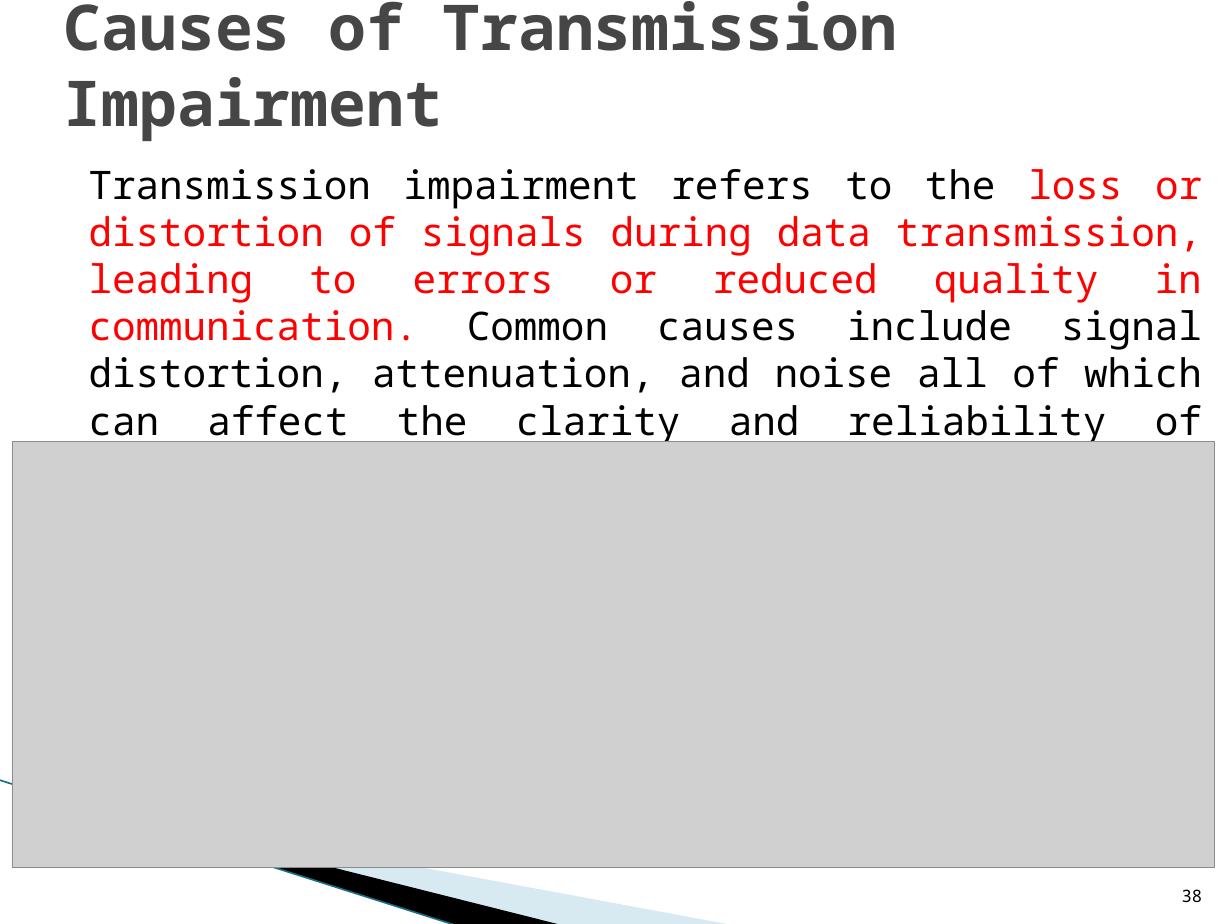
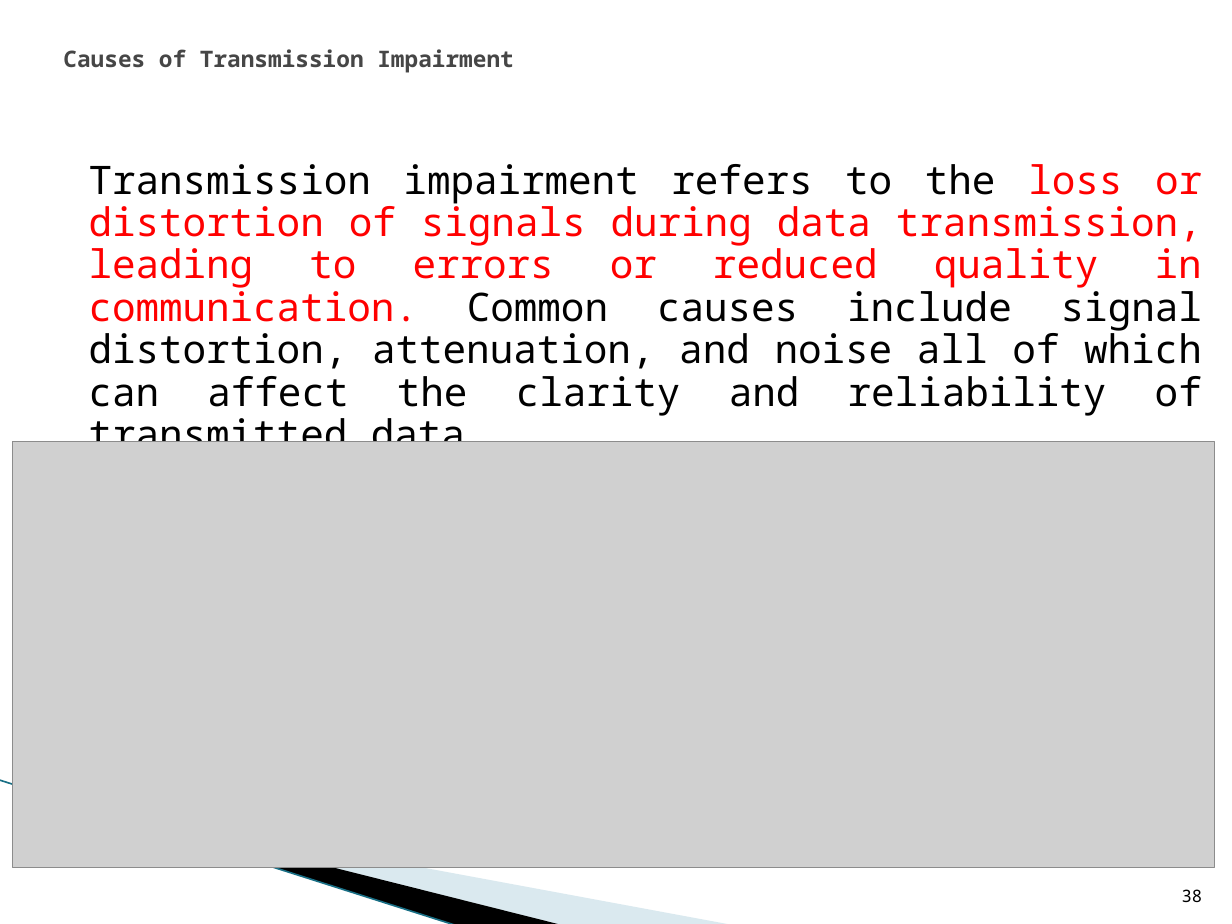
Before and after one commit to mkbantu/computer-Engineering-university-of-Rwanda-Notes, a slide deck: slide 38 of Year 2/Computer Networks/CIT 3212 Computer Networks week2.pptx. Drawn at 1232x924 pixels with LibreOffice and Linux fonts; fonts in the diff are those of the drawing; grey boxes stand for pictures; background and template pictures are left out. Boxes give left, top, right and bottom in pixels: in the first picture for what was removed or moved away, otherwise in the second. Text is boxed around its words. In the diff, an @@ line names an element or a change of style, - is before the commit and + after.

```diff
--- a/Year 2/Computer Networks/CIT 3212 Computer Networks week2.pptx
+++ b/Year 2/Computer Networks/CIT 3212 Computer Networks week2.pptx
@@ title "Causes of Transmission Impairment" at bbox=[63, 49, 513, 73]: size 36.9 to 13.3 pt; line spacing 1 to 0.8 @@
@@ text "Transmission impairment refers to the ..." at bbox=[89, 164, 1202, 416]: line spacing 1 to 0.9 @@
```
Also in this commit, not shown: 61 other slides changed, 13 other files.
